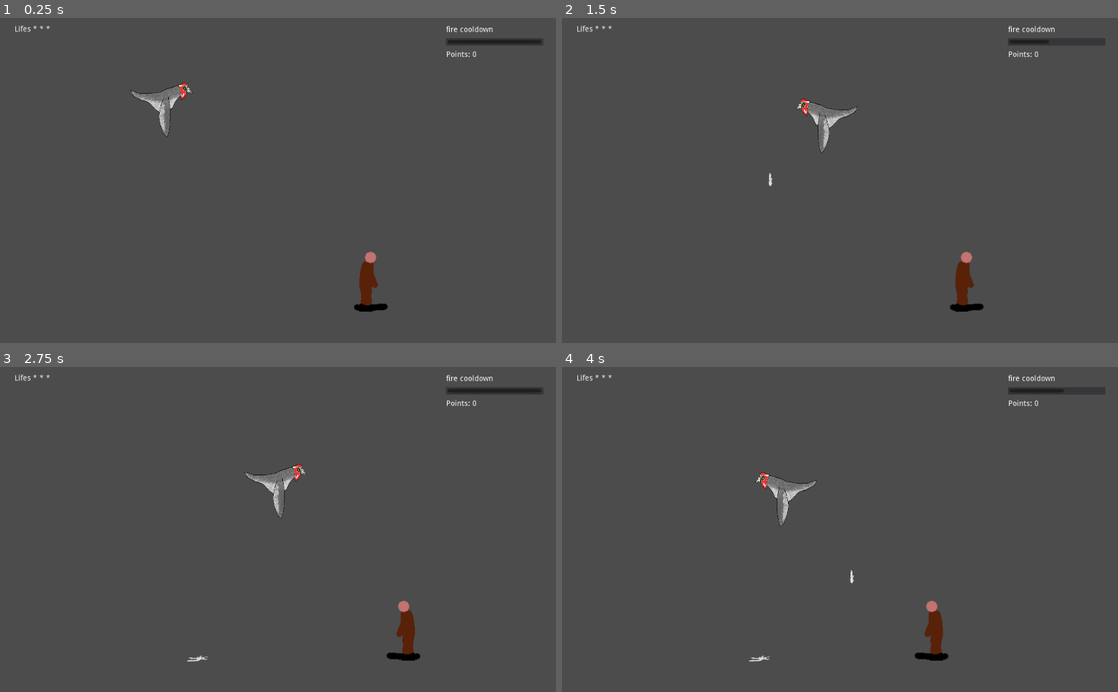
Above: before the commit, frames 1-4 (two rows, left to right).
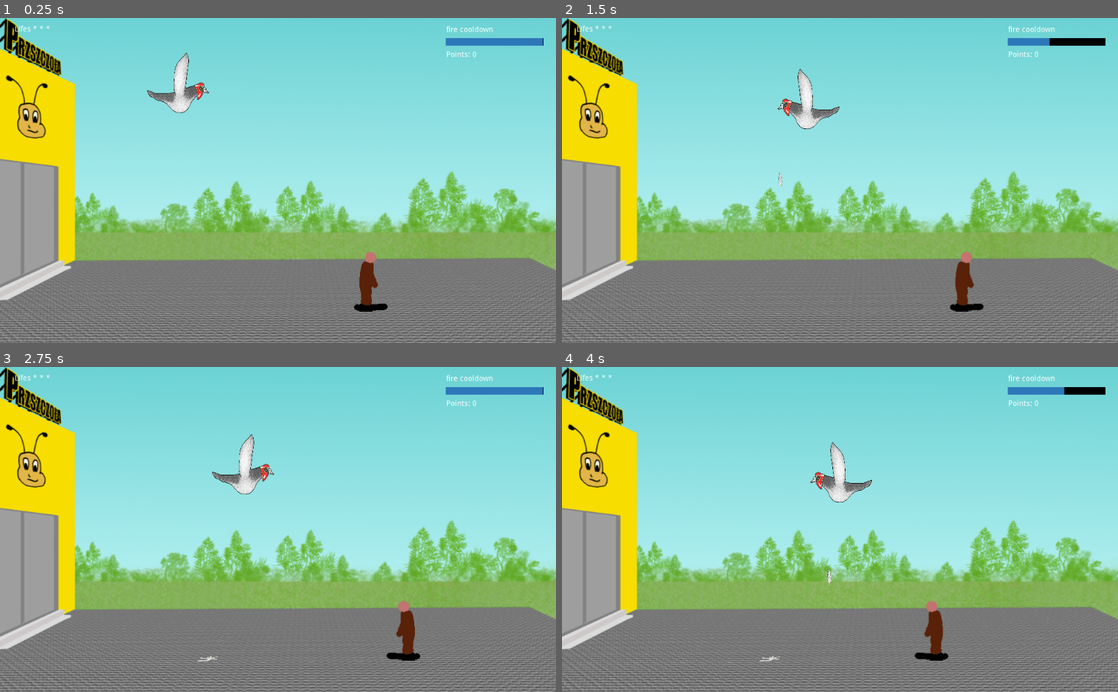
Above: after the commit, the same moments.

Repository: Ama94/PigeonSimulator
Game: Godot game, scene res://main.tscn
Two runs of this game, one before a commit and one after it. Both use one fixed random seed, a clock stepped at 60 frames per second and the inputs below. The engine's default icon, where the game draws it, is replaced by a stand-in: a white triangle on a blue panel in a dark square.
Inputs:
- Up to frame 1 (0.25 s): no input
- Up to frame 2 (1.5 s): hold Right (ui_right) 0.53-1.28 s; tap Space (ui_select) at 0.77 s; hold Left (ui_left) from 1.28 s (still down)
- Up to frame 3 (2.75 s): tap Space (ui_select) at 1.52 s; release Left (ui_left) at 2.03 s; hold Right (ui_right) from 2.03 s (still down)
- Up to frame 4 (4 s): release Right (ui_right) at 2.78 s; hold Up (ui_up) 2.78-3.53 s; tap Space (ui_select) at 3.02, 3.77 s; hold Left (ui_left) from 3.53 s (still down)

The runs differ from the first frame. In frame 1, 98% of the frame differs, in the area x 0-100%, y 0-100%; in frame 2, 98%; in frame 3, 98%; in frame 4, 98%.

Commit message:
nie pamietam co

Diff:
--- a/Player.gd
+++ b/Player.gd
@@ -11,7 +11,7 @@
 var force = Vector2(0.0, 0.0)
 var value:float = 100.0;
 var bullet_object =  load("res://bullet.tscn")
-
+var direction = Vector2(2.0, 0.0)
 var a = 2
 var b = "text"
 
@@ -31,22 +31,22 @@
 	facing = Vector2( cos(orientation) , sin(orientation))
 	rotation = orientation
 	velocity *=0.95
-	position += velocity * delta
+	position += velocity * delta + direction
 	position.y += gravity
 	velocity += force * delta
 	if(value < 100.0):
 		value += 1
 	get_node("../cooldown").set_value(value)
-	self.texture = load("res://assets/pigeon_down.png")
+	self.texture = load("res://assets/pigeon_up.png")
 	update()
 
 	pass
 func process_input():
 	if Input.is_action_pressed("ui_right"):
-		position += Vector2(5.0,0)
+		direction = Vector2(2.0,0)
 		get_node("../Pigeon").set_flip_h(false)
 	if Input.is_action_pressed("ui_left"):
-		position -= Vector2(5.0,0)
+		direction = Vector2(-2.0,0)
 		get_node("../Pigeon").set_flip_h(true)
 	if(Input.is_action_just_pressed("ui_up")):
 		position += Vector2(0,-15.0)
--- a/main.tscn
+++ b/main.tscn
@@ -1,9 +1,16 @@
-[gd_scene load_steps=5 format=2]
+[gd_scene load_steps=8 format=2]
 
 [ext_resource path="res://pigeon.png" type="Texture" id=1]
 [ext_resource path="res://Player.gd" type="Script" id=2]
 [ext_resource path="res://Enemy.gd" type="Script" id=3]
 [ext_resource path="res://ludzik.png" type="Texture" id=4]
+[ext_resource path="res://assets/map1.png" type="Texture" id=5]
+
+[sub_resource type="StyleBoxFlat" id=1]
+bg_color = Color( 0.180392, 0.470588, 0.729412, 1 )
+
+[sub_resource type="StyleBoxFlat" id=2]
+bg_color = Color( 0, 0, 0, 1 )
 
 [node name="main" type="Node2D"]
 __meta__ = {
@@ -30,6 +37,9 @@
 margin_top = 37.3232
 margin_right = 1001.11
 margin_bottom = 51.3232
+custom_styles/fg = SubResource( 1 )
+custom_styles/bg = SubResource( 2 )
+custom_colors/font_color = Color( 0.776471, 0.14902, 0.14902, 1 )
 value = 100.0
 percent_visible = false
 
@@ -53,3 +63,8 @@
 margin_right = 197.549
 margin_bottom = 36.346
 text = "Lifes * * *"
+
+[node name="map1" type="Sprite" parent="."]
+position = Vector2( 575.608, 264.879 )
+z_index = -1
+texture = ExtResource( 5 )
Not shown, added: assets/map1.png.import
